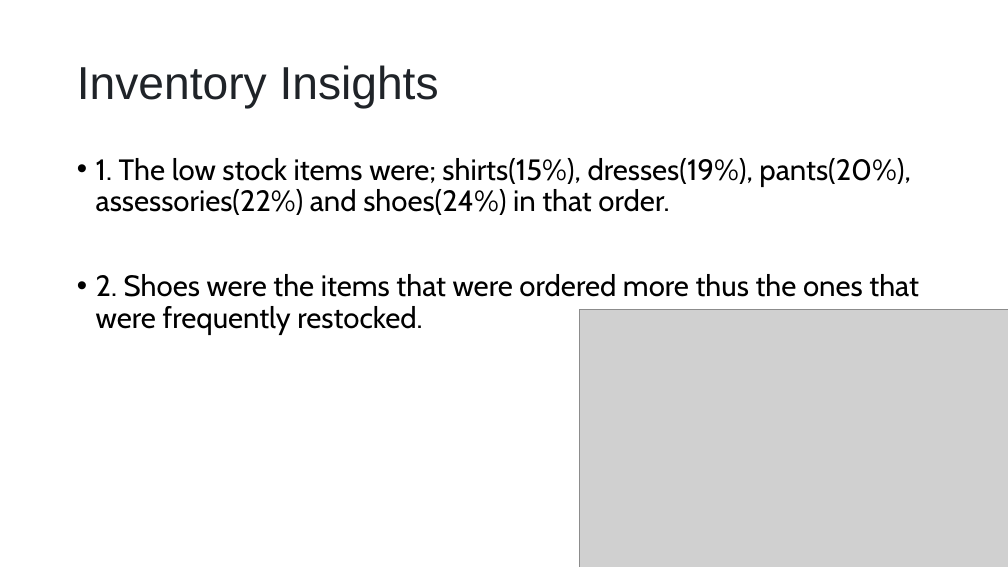
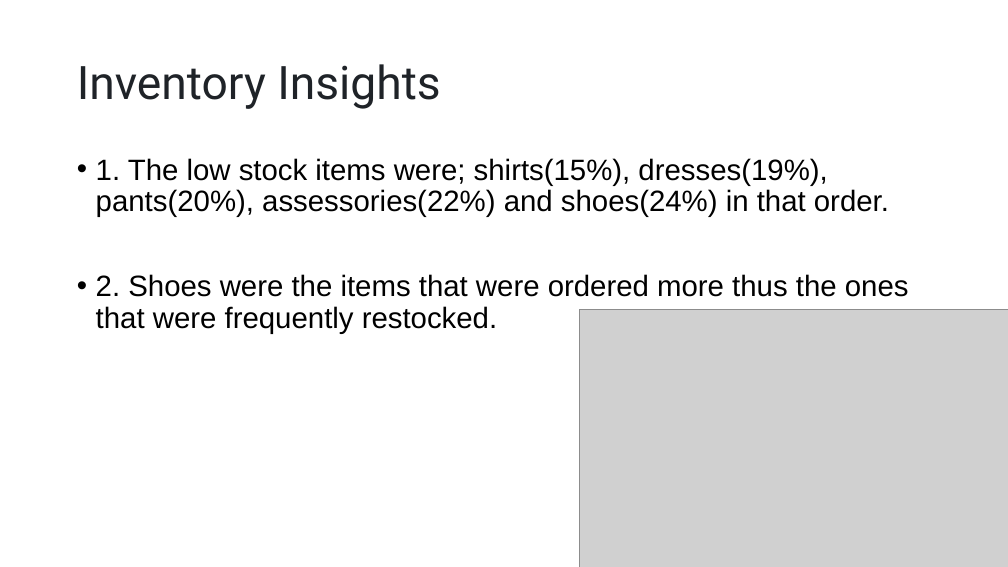
Before and after one commit to DVG-PROJECT/Week-11-Project, a slide deck: slide 8 of Fashion Retail Analysis 1 updated.pptx. Drawn at 1008x567 pixels with LibreOffice and Linux fonts; fonts in the diff are those of the drawing; grey boxes stand for pictures. Boxes give left, top, right and bottom in pixels: in the first picture for what was removed or moved away, otherwise in the second. Text is boxed around its words. In the diff, an @@ line names an element or a change of style, - is before the commit and + after.

```diff
--- a/Fashion Retail Analysis 1 updated.pptx
+++ b/Fashion Retail Analysis 1 updated.pptx
@@ title "Inventory Insights" at (77, 64, 440, 109): font Arial to Roboto @@
@@ text "1. The low stock items ..." at (96, 158, 909, 334): font Cabin to Arial @@
```
Also in this commit, not shown: 10 other slides changed.
